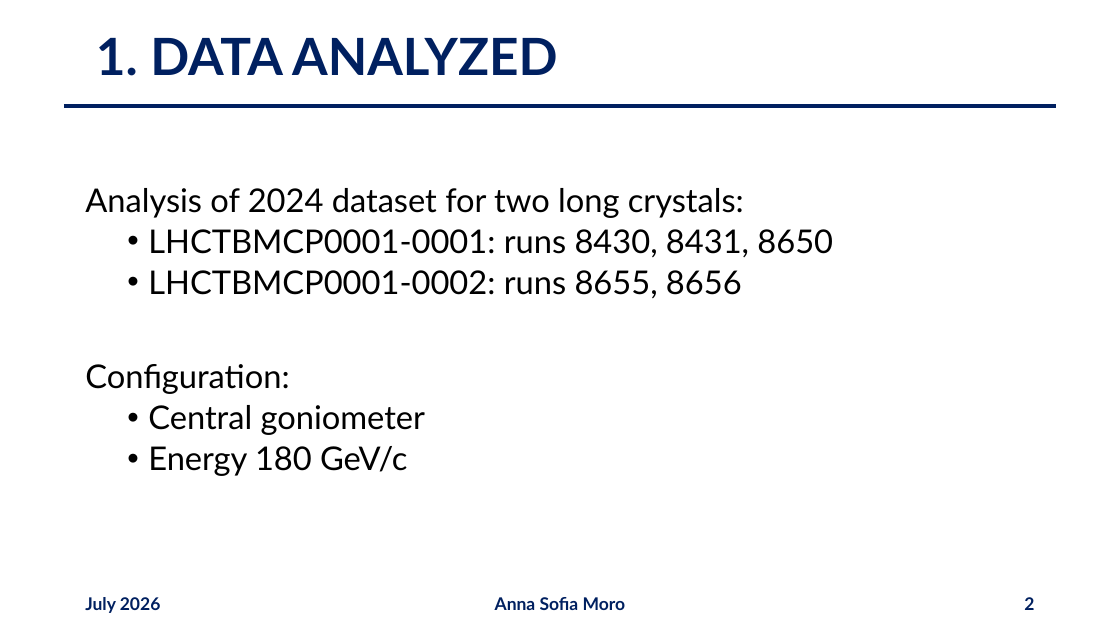
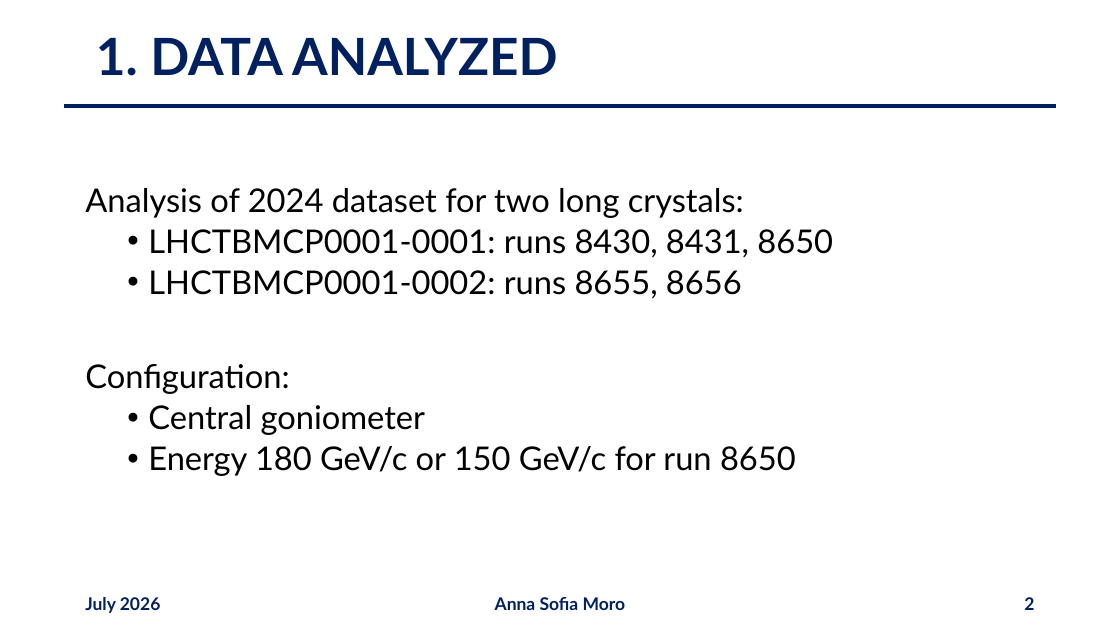
Before and after one commit to annaasofia/tesi, a slide deck: slide 2 of slides/week5.pptx. Drawn at 1120x630 pixels with LibreOffice and Linux fonts; fonts in the diff are those of the drawing. Boxes give left, top, right and bottom in pixels: in the first picture for what was removed or moved away, otherwise in the second. Text is boxed around its words. In the diff, an @@ line names an element or a change of style, - is before the commit and + after.

```diff
--- a/slides/week5.pptx
+++ b/slides/week5.pptx
@@ text at (148, 446, 796, 476): text changed @@
-  • Energy 180 GeV/c
+  • Energy 180 GeV/c or 150 GeV/c for run 8650
```
Also in this commit, not shown: 16 other slides changed, 1 slide added, 2 slides removed, 1 other file.
